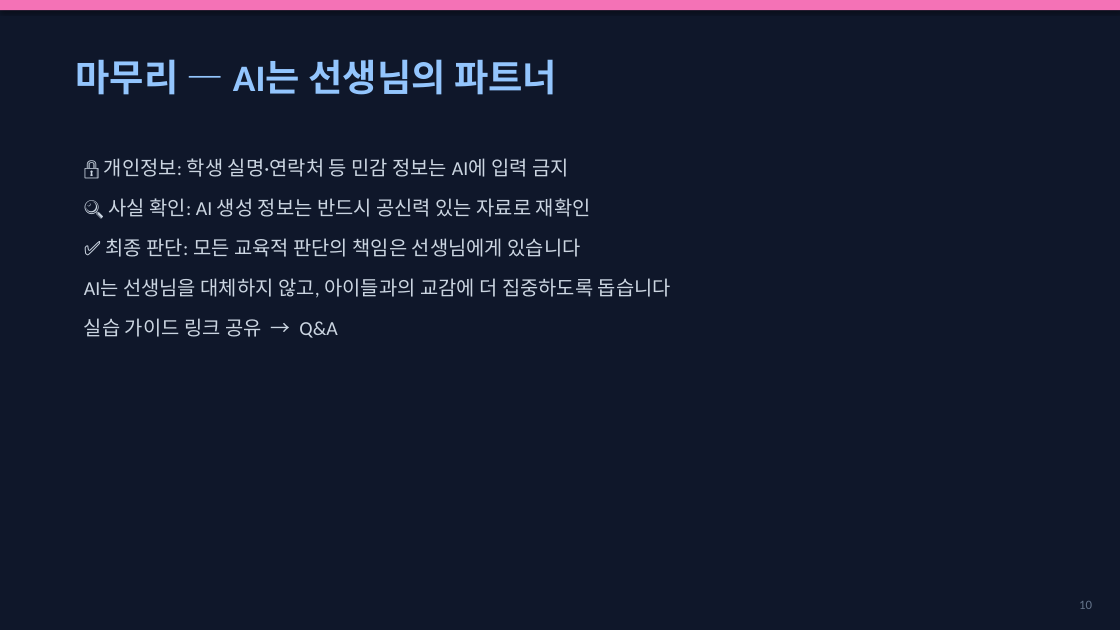
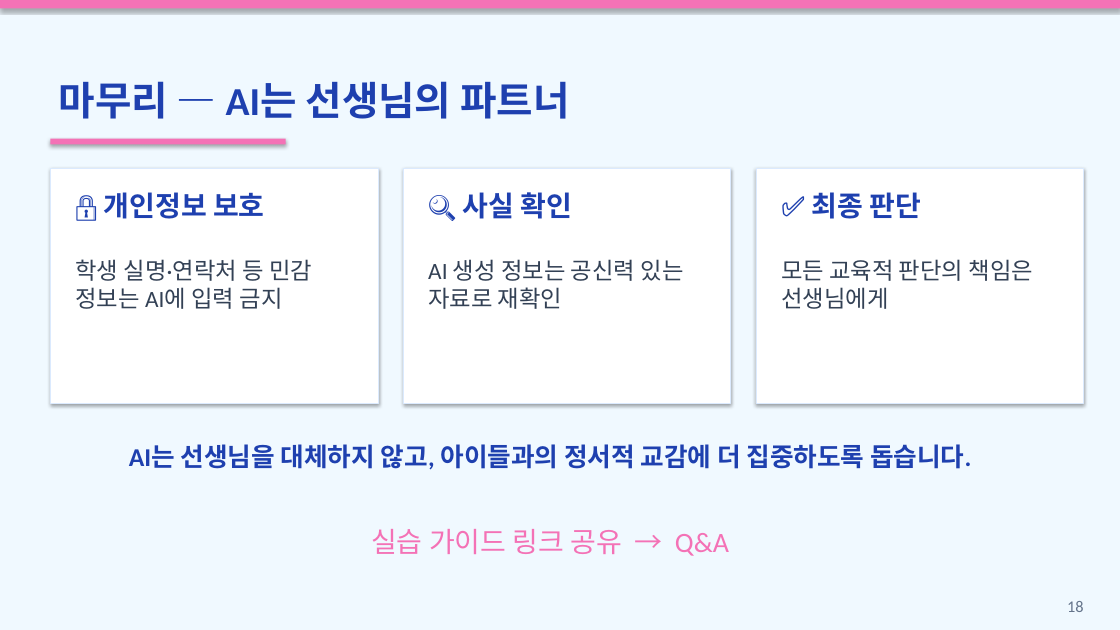
Before and after one commit to richee-pc/26AI, a slide deck: slide 18 of materials/AI_lecture_script.pptx (slide 10 before the commit). Drawn at 1120x630 pixels with LibreOffice and Linux fonts; fonts in the diff are those of the drawing. Boxes give left, top, right and bottom in pixels: in the first picture for what was removed or moved away, otherwise in the second. Text is boxed around its words. In the diff, an @@ line names an element or a change of style, - is before the commit and + after.

```diff
--- a/materials/AI_lecture_script.pptx
+++ b/materials/AI_lecture_script.pptx
@@ background #0F172A to #F0F9FF @@
@@ text "마무리 — AI는 선생님의 파트너": place and size @@
-text "마무리 — AI는 선생님의 파트너" at <box>75,59,557,95</box>
+text "마무리 — AI는 선생님의 파트너" at <box>59,81,569,119</box>
@@ text "마무리 — AI는 선생님의 파트너" at <box>59,81,569,119</box>: size 32 to 34 pt, text colour #93C5FD to #1E40AF @@
@@ rectangle added at <box>50,139,286,145</box>, fill #F472B6 @@
@@ rectangle added at <box>50,168,378,403</box>, fill #FFFFFF, outline #DBEAFE 0.75 pt @@
@@ text removed at <box>84,158,671,338</box> @@
-🔒 개인정보: 학생 실명·연락처 등 민감 정보는 AI에 입력 금지
-🔍 사실 확인: AI 생성 정보는 반드시 공신력 있는 자료로 재확인
-✅ 최종 판단: 모든 교육적 판단의 책임은 선생님에게 있습니다
-AI는 선생님을 대체하지 않고, 아이들과의 교감에 더 집중하도록 돕습니다
-실습 가이드 링크 공유 → Q&A
@@ rectangle added at <box>403,168,731,403</box>, fill #FFFFFF, outline #DBEAFE 0.75 pt @@
@@ rectangle added at <box>756,168,1084,403</box>, fill #FFFFFF, outline #DBEAFE 0.75 pt @@
@@ text added at <box>104,192,265,219</box>, 24 pt, text #1E40AF, bold @@
+🔒 개인정보 보호
@@ text added at <box>463,192,573,219</box>, 24 pt, text #1E40AF, bold @@
+🔍 사실 확인
@@ text added at <box>812,192,922,219</box>, 24 pt, text #1E40AF, bold @@
+✅ 최종 판단
@@ text added at <box>75,259,312,309</box>, 20 pt, text #334155 @@
+학생 실명·연락처 등 민감 정보는 AI에 입력 금지
@@ text added at <box>428,259,684,309</box>, 20 pt, text #334155 @@
+AI 생성 정보는 공신력 있는 자료로 재확인
@@ text added at <box>781,259,1033,309</box>, 20 pt, text #334155 @@
+모든 교육적 판단의 책임은 선생님에게
@@ text added at <box>129,444,971,470</box>, 22 pt, text #1E40AF, bold @@
+AI는 선생님을 대체하지 않고, 아이들과의 정서적 교감에 더 집중하도록 돕습니다.
@@ text added at <box>371,529,729,556</box>, 24 pt, text #F472B6 @@
+실습 가이드 링크 공유 → Q&A
@@ text added at <box>1067,601,1084,612</box>, 14 pt, text #64748B @@
+18
@@ text removed at <box>1079,601,1092,609</box> @@
-10
```
Also in this commit, not shown: 5 other slides changed, 12 slides added, 4 slides removed, 10 other files.
